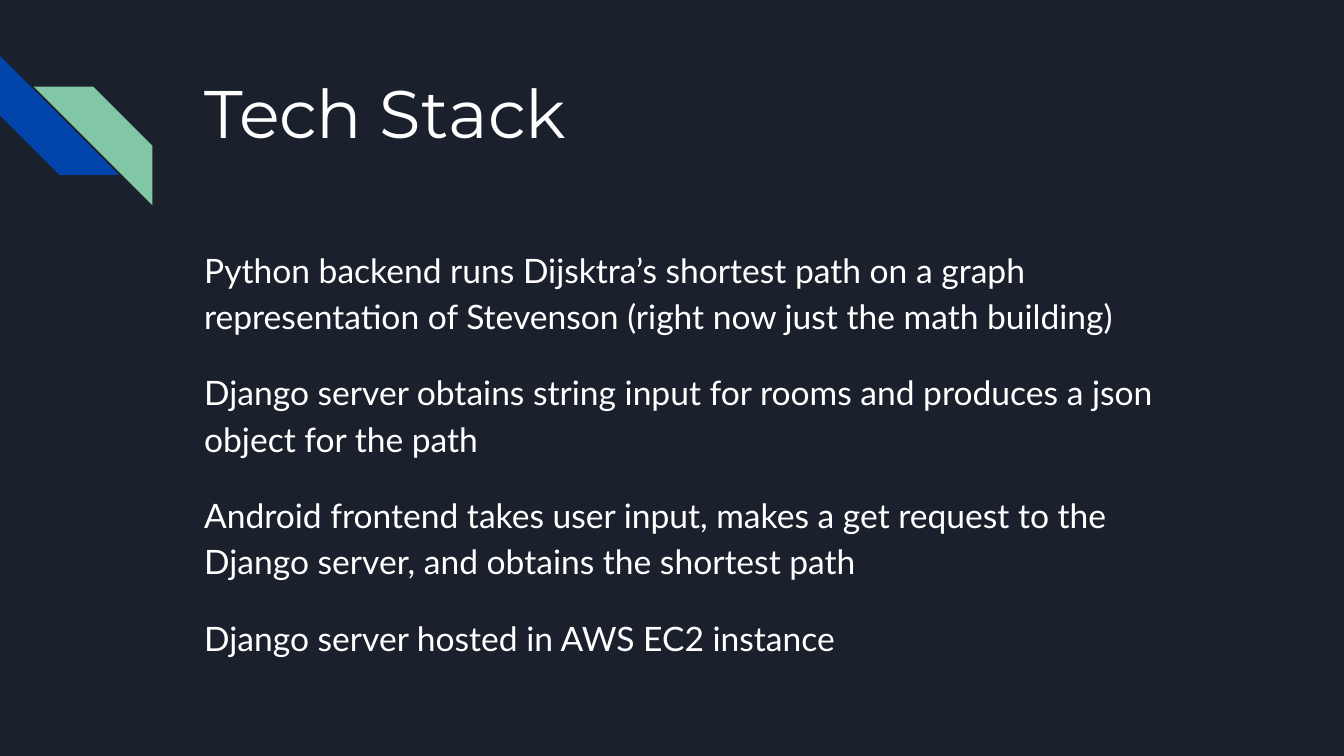
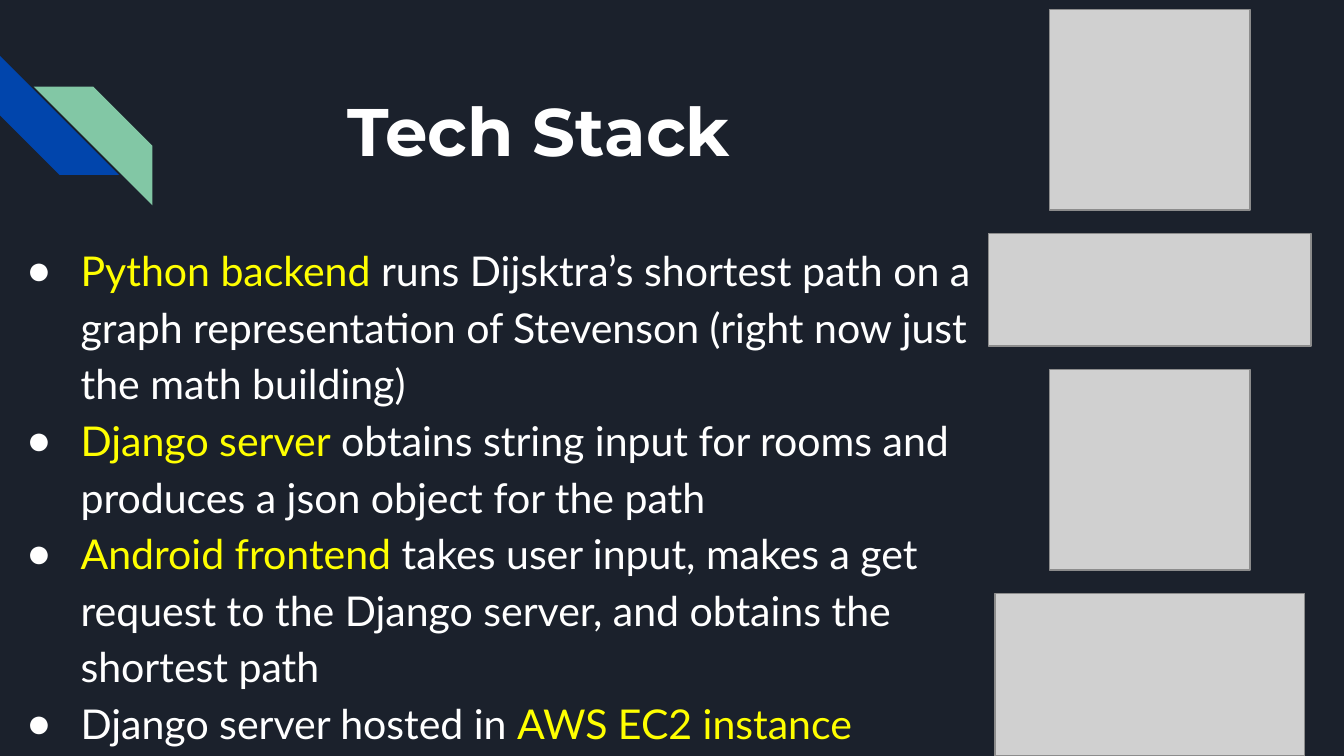
Before and after one commit to AkanEyoh/StevensonTourGuide, a slide deck: slide 5 of final_presentation.pptx (slide 4 before the commit). Drawn at 1344x756 pixels with LibreOffice and Linux fonts; fonts in the diff are those of the drawing; grey boxes stand for pictures. Boxes give left, top, right and bottom in pixels: in the first picture for what was removed or moved away, otherwise in the second. Text is boxed around its words. In the diff, an @@ line names an element or a change of style, - is before the commit and + after.

```diff
--- a/final_presentation.pptx
+++ b/final_presentation.pptx
@@ picture added at [1050, 9, 1250, 210] @@
@@ title "Tech Stack": place and size @@
-title "Tech Stack" at [204, 88, 566, 139]
+title "Tech Stack" at [347, 106, 731, 157]
@@ title "Tech Stack" at [347, 106, 731, 157]: bold on @@
@@ text "Python backend runs Dijsktra’s shortest ...": place and size @@
-text "Python backend runs Dijsktra’s shortest ..." at [204, 257, 1152, 657]
+text "Python backend runs Dijsktra’s shortest ..." at [81, 255, 970, 747]
@@ text "Python backend runs Dijsktra’s shortest ..." at [81, 255, 970, 747]: size 18 to 22 pt; text colour #FFFFFF to #FFFF00 in "Python backend", "Django server", "Android frontend", "AWS EC2 instance"; bullet none to ●; less space between paragraphs @@
@@ picture added at [988, 234, 1310, 347] @@
@@ picture added at [1050, 370, 1250, 570] @@
@@ picture added at [995, 594, 1304, 756] @@
```
Also in this commit, not shown: 3 other slides changed, 3 slides added, 1 slide removed, 6 other files.
